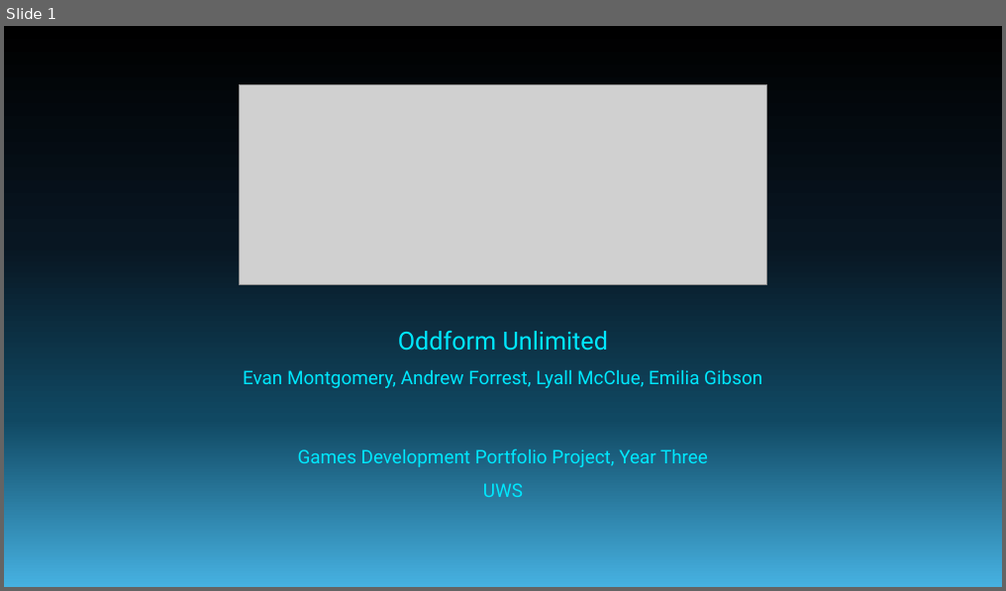
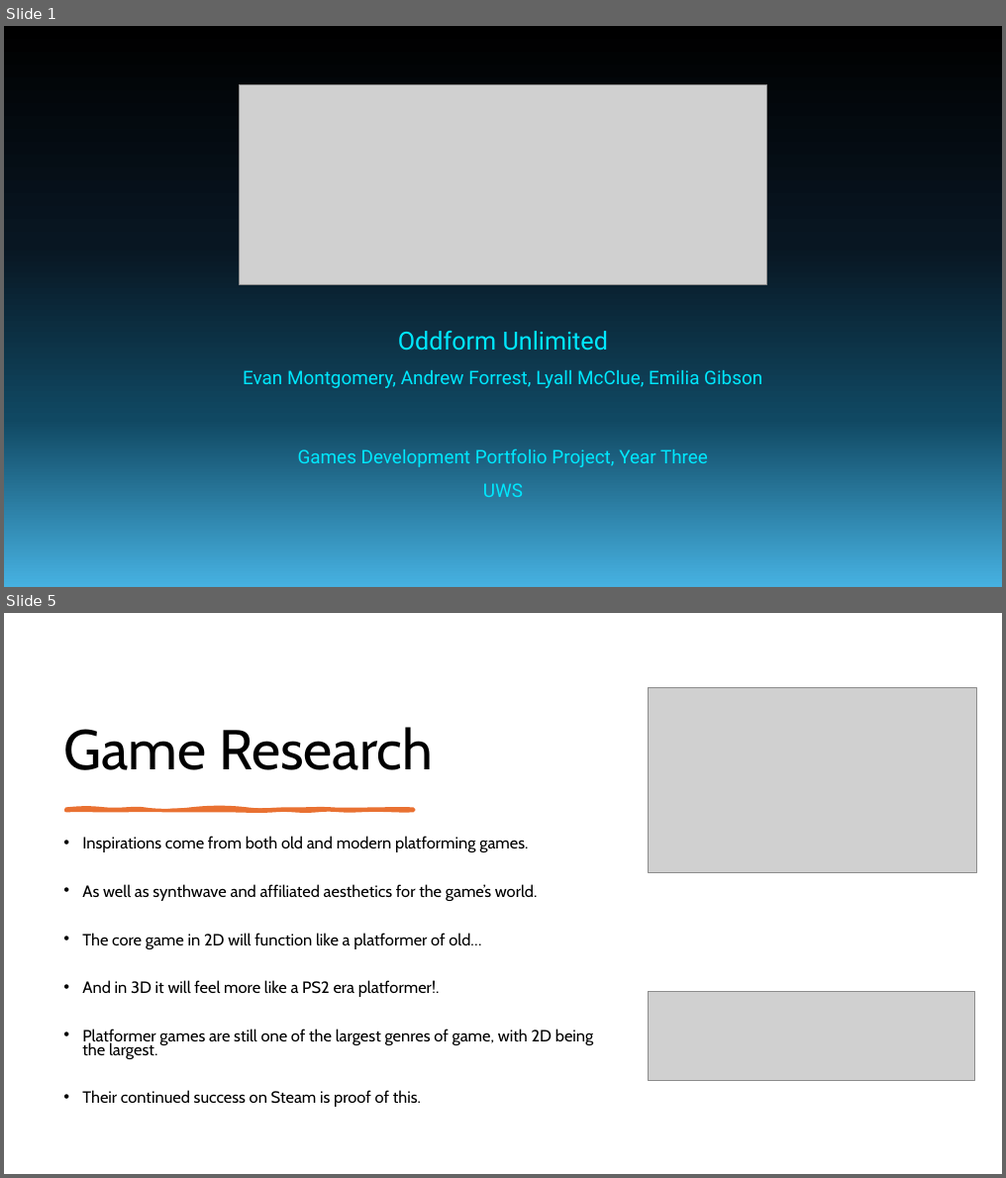
Before and after one commit to forrest10101/Portfolio-Platformer, a slide deck: TechnoSprint Pitch Presentation.pptx. Shown one above the other, each under a label of ours: slide 1 before the commit, slides 1 and 5 after it; the slides between them are not shown. The pictures are 1006x591 and 1006x1178 pixels, drawn with LibreOffice and Linux fonts; fonts in the diff are those of the drawing; grey boxes stand for pictures. Boxes give left, top, right and bottom in pixels: in the first picture for what was removed or moved away, otherwise in the second. Text is boxed around its words. In the diff, an @@ line names an element or a change of style, - is before the commit and + after.

Commit message:
Updated GDD and Powerpoint Commit
PowerPoint has all of it's basic bullet points added with some segments having images set up (which can be changed/others added as seen as appropriate)

Additionally I added a new segment to the GDD focused on immersive qualities of the game like dialogue, voice acting, SFX and music that will be featured within the game, and am looking for any other possible contributions to the GDD for myself.

```diff
--- a/TechnoSprint Pitch Presentation.pptx
+++ b/TechnoSprint Pitch Presentation.pptx
@@ slide 5 added at [4, 613, 1002, 1174], background #FFFFFF @@
@@ picture added at [648, 688, 976, 872] @@
@@ title added at [63, 727, 433, 770], 54 pt, text #000000 @@
+Game Research
@@ freeform shape added at [66, 809, 414, 811], fill #E97132, outline #E97132 3.25 pt @@
@@ text added at [82, 836, 594, 1107], 15.7 pt, text #000000 @@
+• Inspirations come from both old and modern platforming games.
+• As well as synthwave and affiliated aesthetics for the game’s world.
+• The core game in 2D will function like a platformer of old…
+• And in 3D it will feel more like a PS2 era platformer!.
+• Platformer games are still one of the largest genres of game, with 2D being the largest.
+• Their continued success on Steam is proof of this.
@@ picture added at [648, 992, 975, 1081] @@
```
Also in this commit, not shown: 6 slides changed, 7 other slides added, 7 slides removed, 1 other file.
